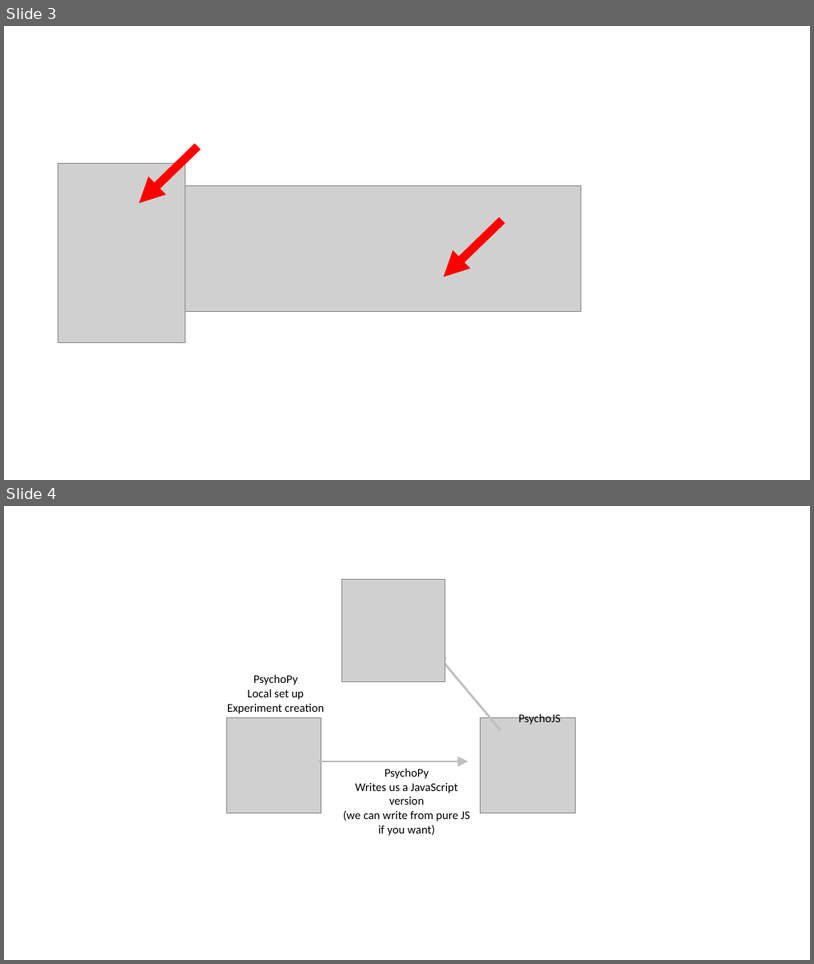
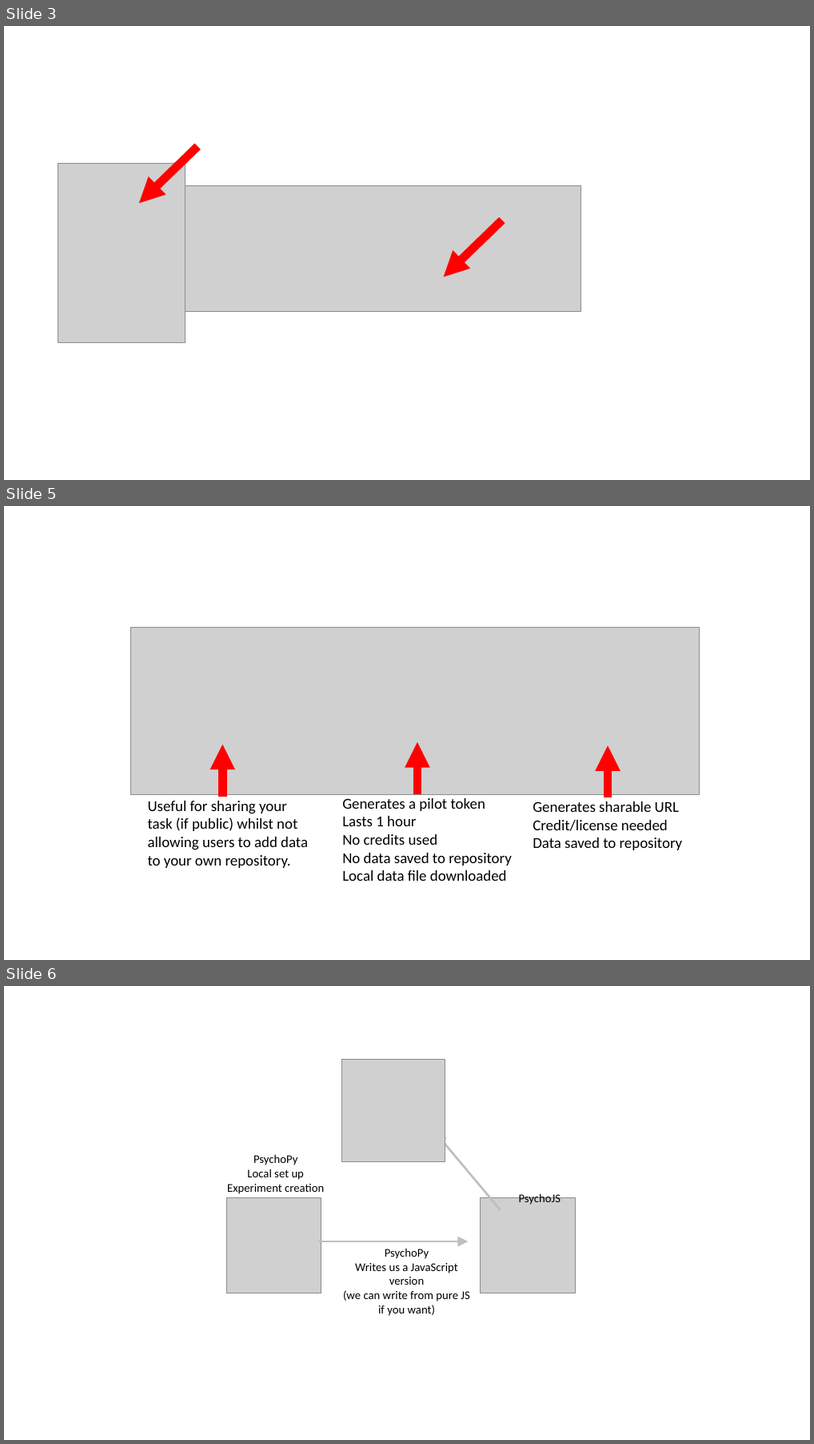
Before and after one commit to psychopy/workshops, a slide deck: artwork/artwork-editable.pptx. Shown one above the other, each under a label of ours: slides 3 and 4 before the commit, slides 3, 5 and 6 after it; the slides between them are not shown. The pictures are 814x964 and 814x1444 pixels, drawn with LibreOffice and Linux fonts; fonts in the diff are those of the drawing; grey boxes stand for pictures. Boxes give left, top, right and bottom in pixels: in the first picture for what was removed or moved away, otherwise in the second. Text is boxed around its words. In the diff, an @@ line names an element or a change of style, - is before the commit and + after.

```diff
--- a/artwork/artwork-editable.pptx
+++ b/artwork/artwork-editable.pptx
@@ slide 5 added at [4,506,810,960], background #FFFFFF @@
@@ group added at [130,627,700,880]: 3 arrows, 3 texts, 1 picture @@
+Generates a pilot token
+Lasts 1 hour
+No credits used
+No data saved to repository
+Local data file downloaded
+Generates sharable URL
+Credit/license needed
+Data saved to repository
+Useful for sharing your task (if public) whilst not allowing users to add data to your own repository.
@@ what was slide 4 is now slide 6 @@
```
Also in this commit, not shown: 1 other slide added, 4 other files.
